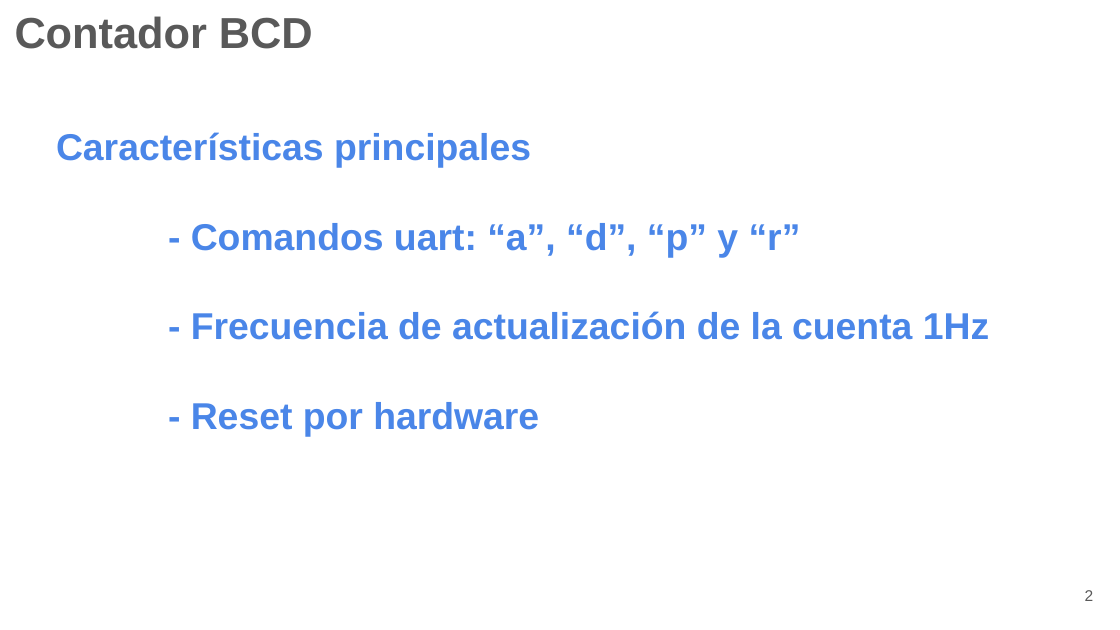
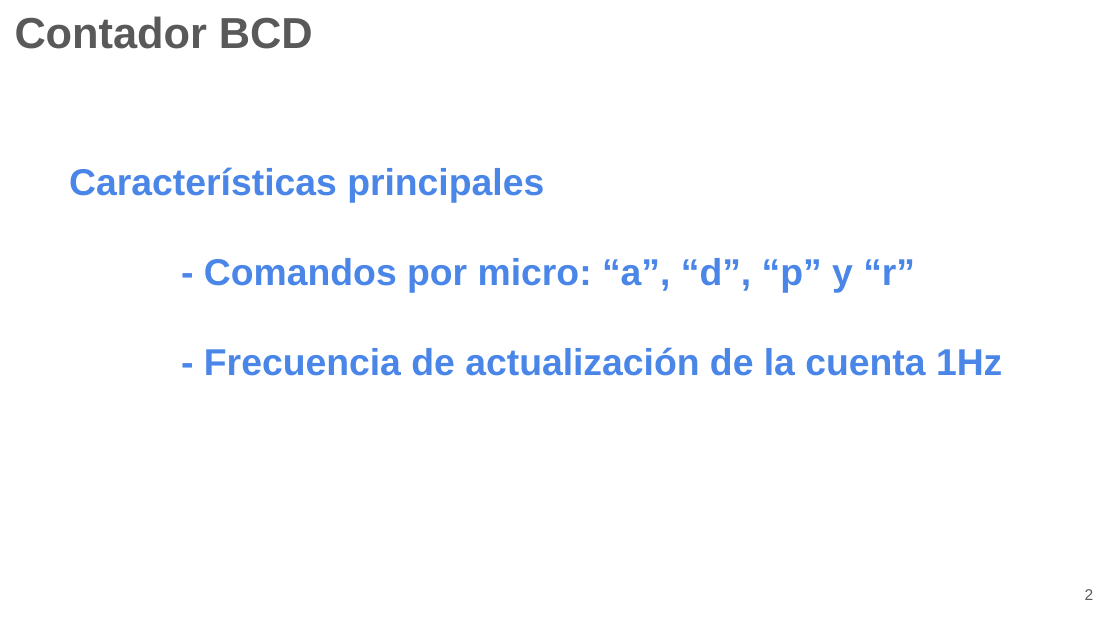
Before and after one commit to raulemilio/RomeroRaul_MyS_TF, a slide deck: slide 2 of entregables/MyS_TPF_ROMERO.pptx. Drawn at 1120x630 pixels with LibreOffice and Linux fonts; fonts in the diff are those of the drawing; background and template pictures are left out. Boxes give left, top, right and bottom in pixels: in the first picture for what was removed or moved away, otherwise in the second. Text is boxed around its words. In the diff, an @@ line names an element or a change of style, - is before the commit and + after.

```diff
--- a/entregables/MyS_TPF_ROMERO.pptx
+++ b/entregables/MyS_TPF_ROMERO.pptx
@@ text "Características principales": place and size @@
-text "Características principales" at [56, 132, 989, 437]
+text "Características principales" at [69, 167, 1002, 376]
@@ text at [204, 258, 915, 293]: text changed @@
-- Comandos uart: “a”, “d”, “p” y “r”
+- Comandos por micro: “a”, “d”, “p” y “r”
@@ text at [191, 402, 539, 437]: paragraph removed @@
-- Reset por hardware
```
Also in this commit, not shown: 6 other slides changed, 12 slides added, 11 other files.
